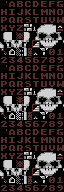
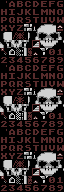
The second 64 x 192 image is a revision of the first. Changes to its layers:
painted on "Background" over [13, 32, 28, 168]
